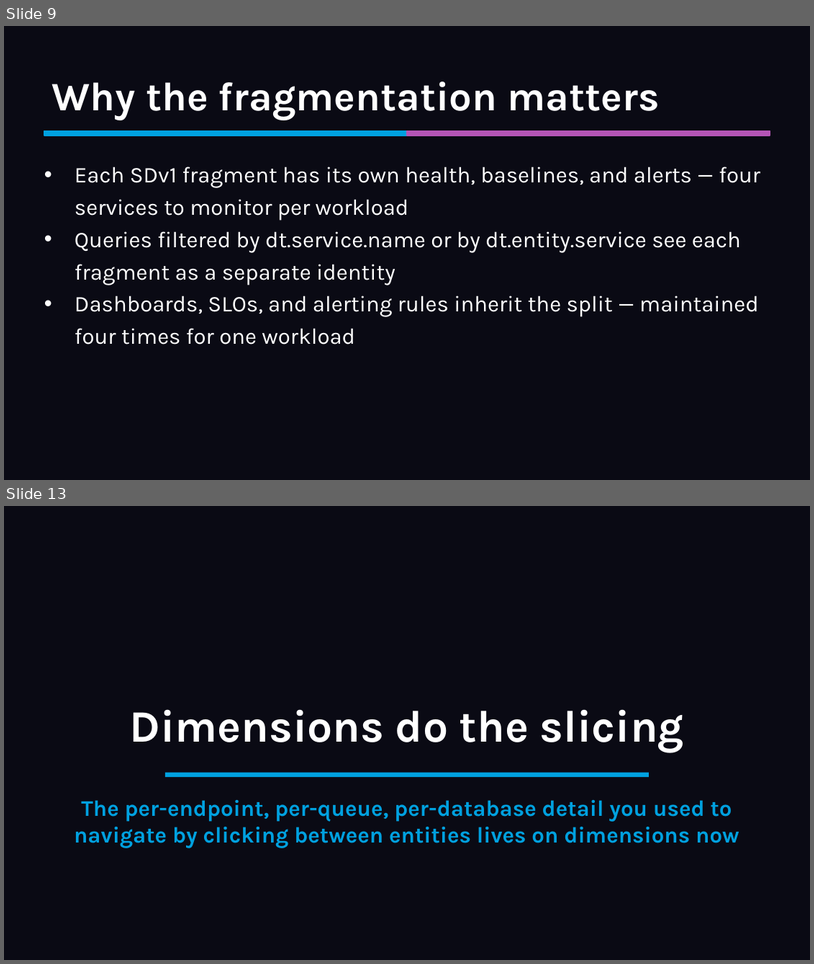
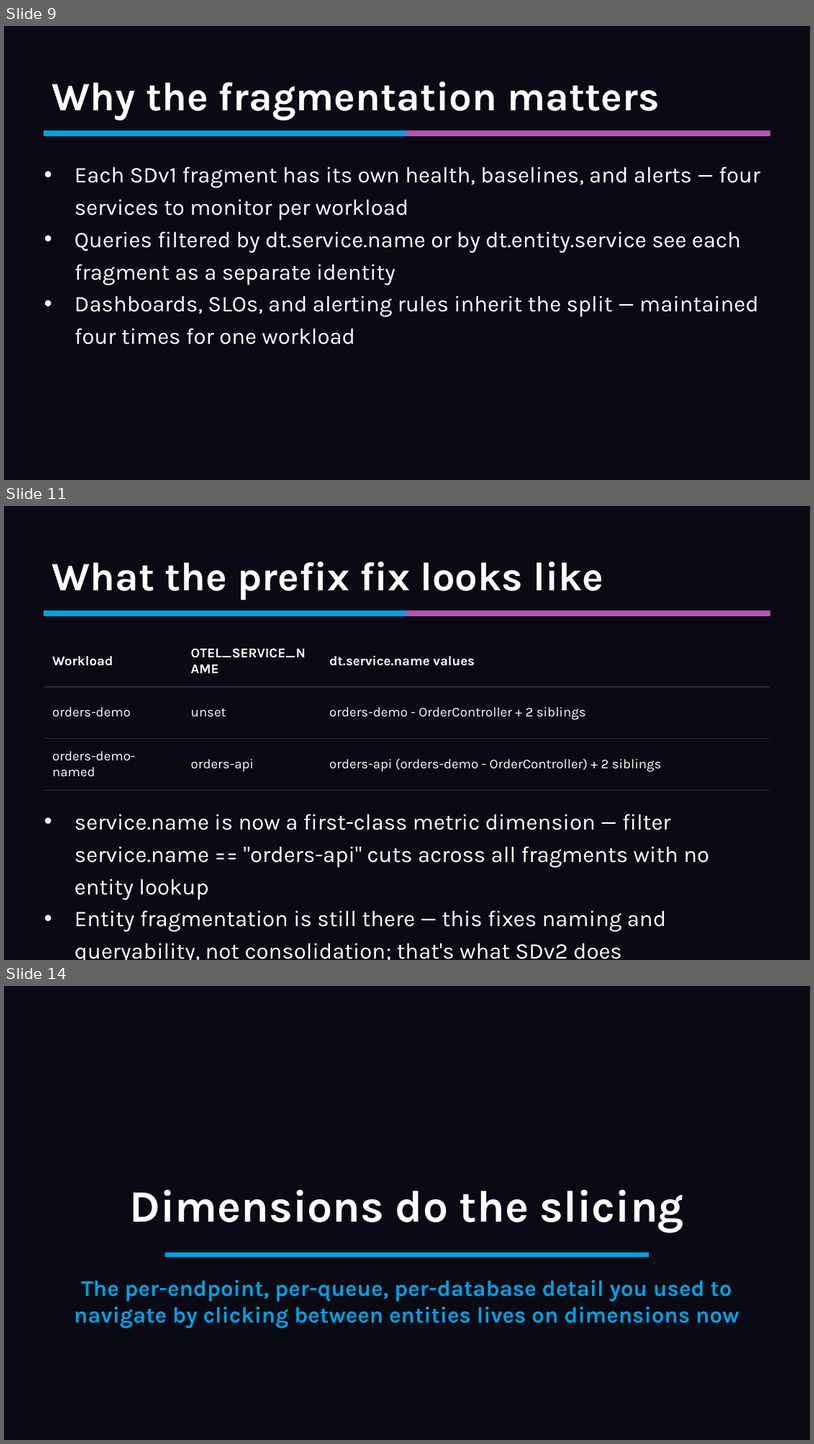
Before and after one commit to mreider/orders-demo, a slide deck: presentation/sdv2-presentation.pptx. Shown one above the other, each under a label of ours: slides 9 and 13 before the commit, slides 9, 11 and 14 after it; the slides between them are not shown. The pictures are 814x964 and 814x1444 pixels, drawn with LibreOffice and Linux fonts; fonts in the diff are those of the drawing. Boxes give left, top, right and bottom in pixels: in the first picture for what was removed or moved away, otherwise in the second. Text is boxed around its words. In the diff, an @@ line names an element or a change of style, - is before the commit and + after.

```diff
--- a/presentation/sdv2-presentation.pptx
+++ b/presentation/sdv2-presentation.pptx
@@ slide 11 added at (4,506,810,960), background #0A0A14 @@
@@ text added at (52,561,604,600), 36 pt, text #FFFFFF, bold @@
+What the prefix fix looks like
@@ rectangle added at (44,611,407,615), fill #00A1E0, outline #00A1E0 1 pt @@
@@ rectangle added at (407,611,770,615), fill #B455B6, outline #B455B6 1 pt @@
@@ table added at (44,635,770,833), 3 rows, 3 columns @@
+Workload | OTEL_SERVICE_NAME | dt.service.name values
+orders-demo | unset | orders-demo - OrderController + 2 siblings
+orders-demo-named | orders-api | orders-api (orders-demo - OrderController) + 2 siblings
@@ text added at (75,813,710,960), 20 pt, text #FFFFFF @@
+• service.name is now a first-class metric dimension — filter service.name == "orders-api" cuts across all fragments with no entity lookup
+• Entity fragmentation is still there — this fixes naming and queryability, not consolidation; that's what SDv2 does
@@ what was slide 13 is now slide 14 @@
```
Also in this commit, not shown: 2 slides changed, 1 other slide added, 1 slide removed, 3 other files.
